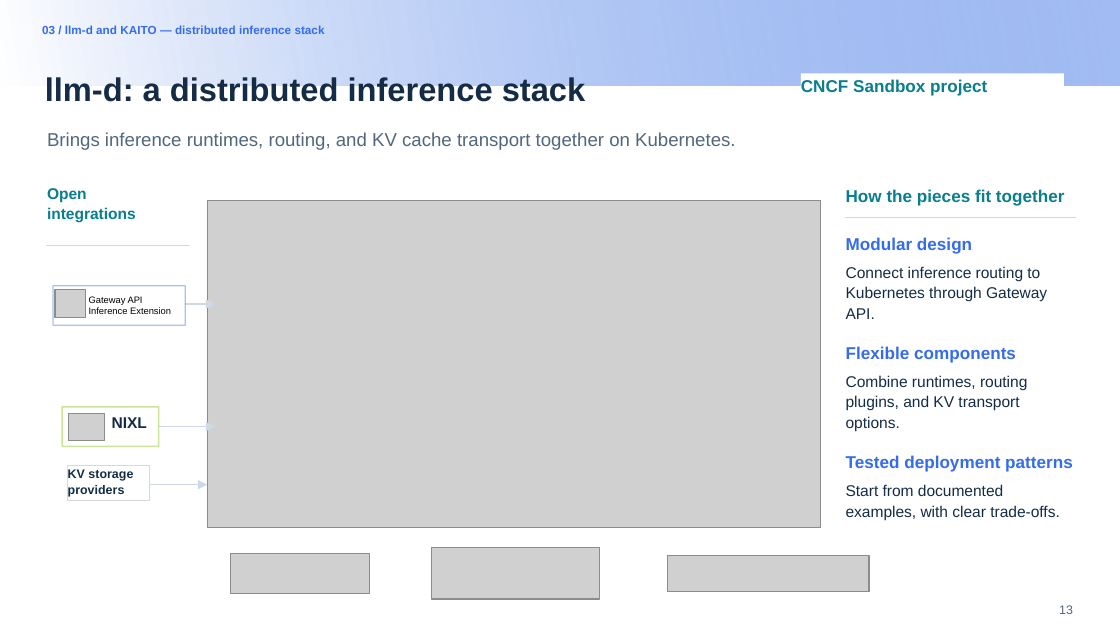
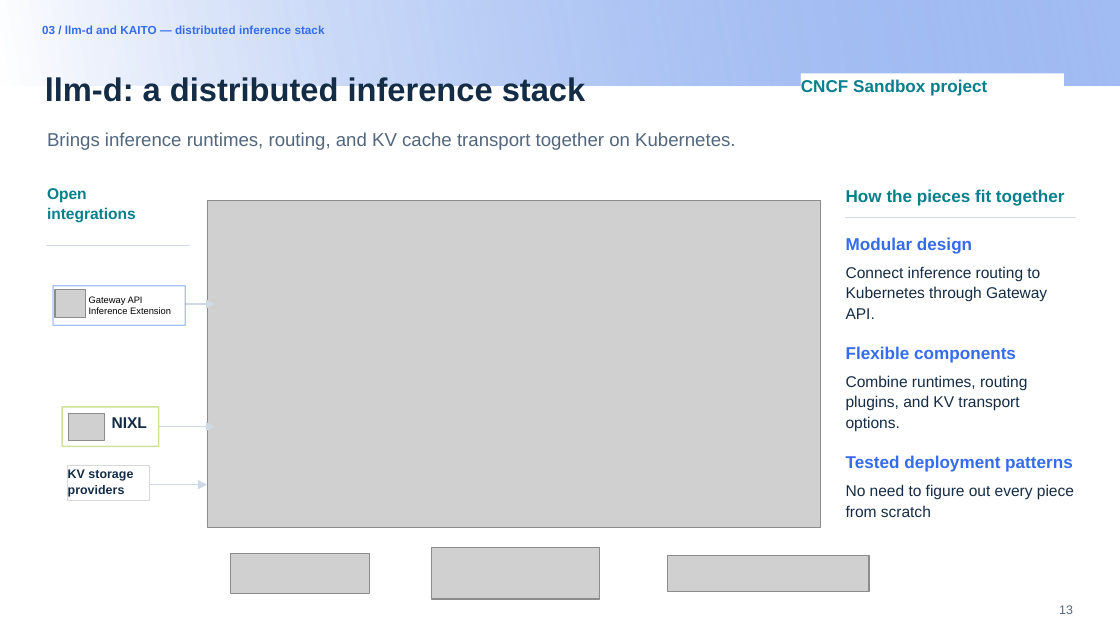
Before and after one commit to andyzhangx/demo, a slide deck: slide 13 of llm/pd-disaggregation/kubecon-na-2026-pd-disaggregation-kaito-llmd.pptx. Drawn at 1120x630 pixels with LibreOffice and Linux fonts; fonts in the diff are those of the drawing; grey boxes stand for pictures; background and template pictures are left out. Boxes give left, top, right and bottom in pixels: in the first picture for what was removed or moved away, otherwise in the second. Text is boxed around its words. In the diff, an @@ line names an element or a change of style, - is before the commit and + after.

```diff
--- a/llm/pd-disaggregation/kubecon-na-2026-pd-disaggregation-kaito-llmd.pptx
+++ b/llm/pd-disaggregation/kubecon-na-2026-pd-disaggregation-kaito-llmd.pptx
@@ text at [846, 484, 1074, 517]: text changed @@
-Start from documented examples, with clear trade-offs.
+No need to figure out every piece from scratch
```
Also in this commit, not shown: 3 other slides changed.
